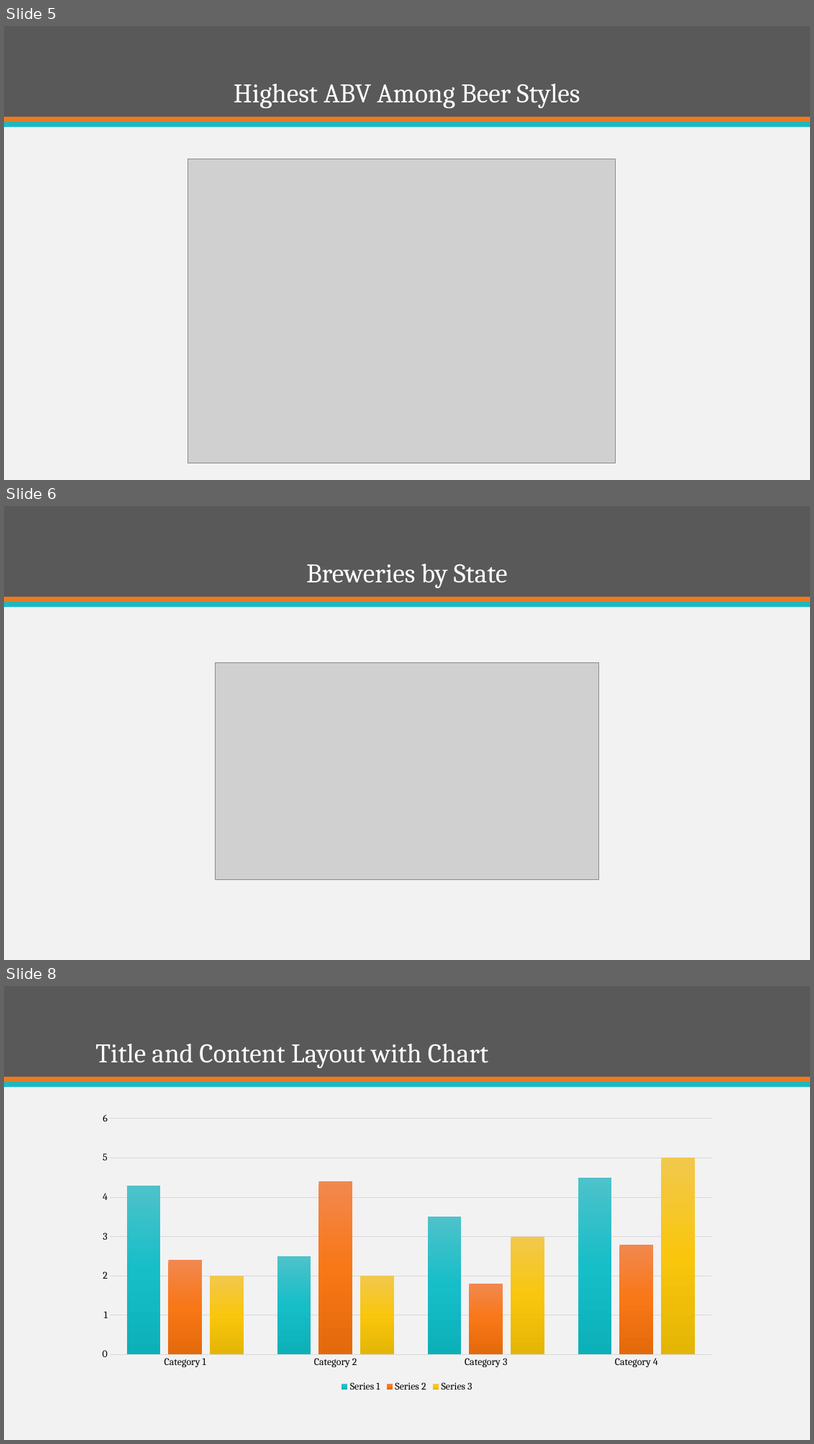
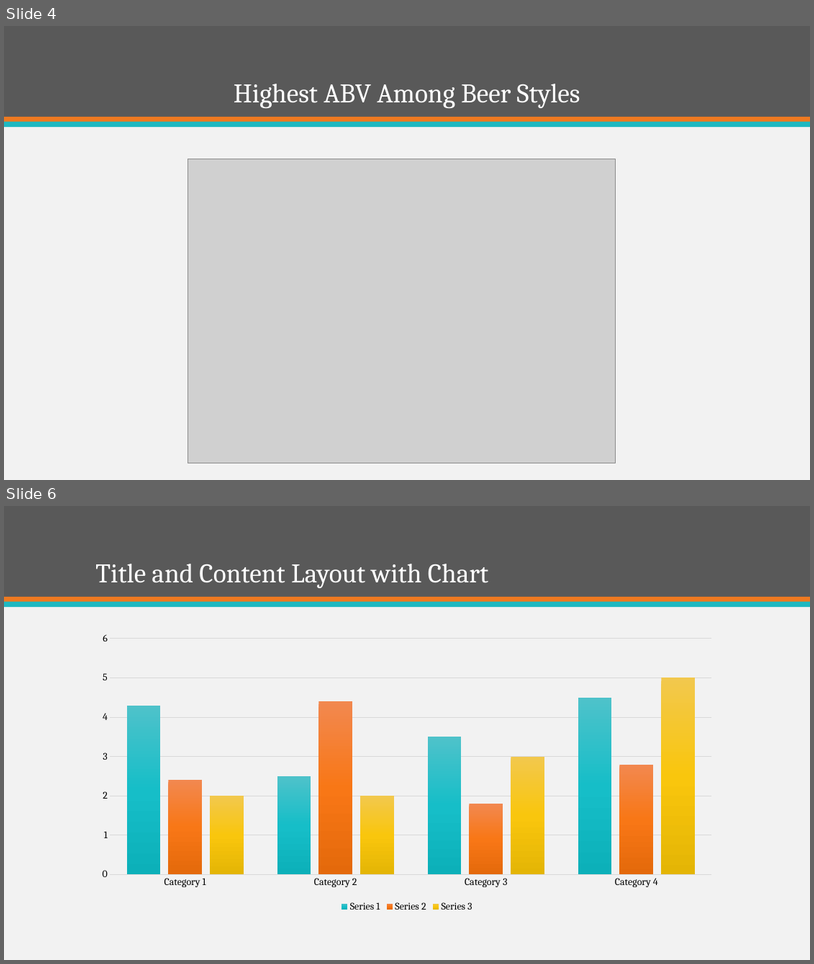
Before and after one commit to ItsGreyedOut/Brewery-Startup, a slide deck: Brewery Establishment Analysis.pptx. Shown one above the other, each under a label of ours: slides 5, 6 and 8 before the commit, slides 4 and 6 after it; the slides between them are not shown. The pictures are 814x1444 and 814x964 pixels, drawn with LibreOffice and Linux fonts; fonts in the diff are those of the drawing; grey boxes stand for pictures. Boxes give left, top, right and bottom in pixels: in the first picture for what was removed or moved away, otherwise in the second. Text is boxed around its words. In the diff, an @@ line names an element or a change of style, - is before the commit and + after.

```diff
--- a/Brewery Establishment Analysis.pptx
+++ b/Brewery Establishment Analysis.pptx
@@ slide 6 removed at (4, 506, 810, 960), background #F2F2F2; not listed: 3 template elements that a slide beside it also shows @@
@@ title removed at (306, 564, 508, 588) @@
-Breweries by State
@@ picture removed at (215, 662, 600, 879) @@
@@ what was slide 5 is now slide 4 @@
@@ what was slide 8 is now slide 6 @@
```
Also in this commit, not shown: 1 slide changed, 1 slide added, 2 other slides removed, 1 other file.
